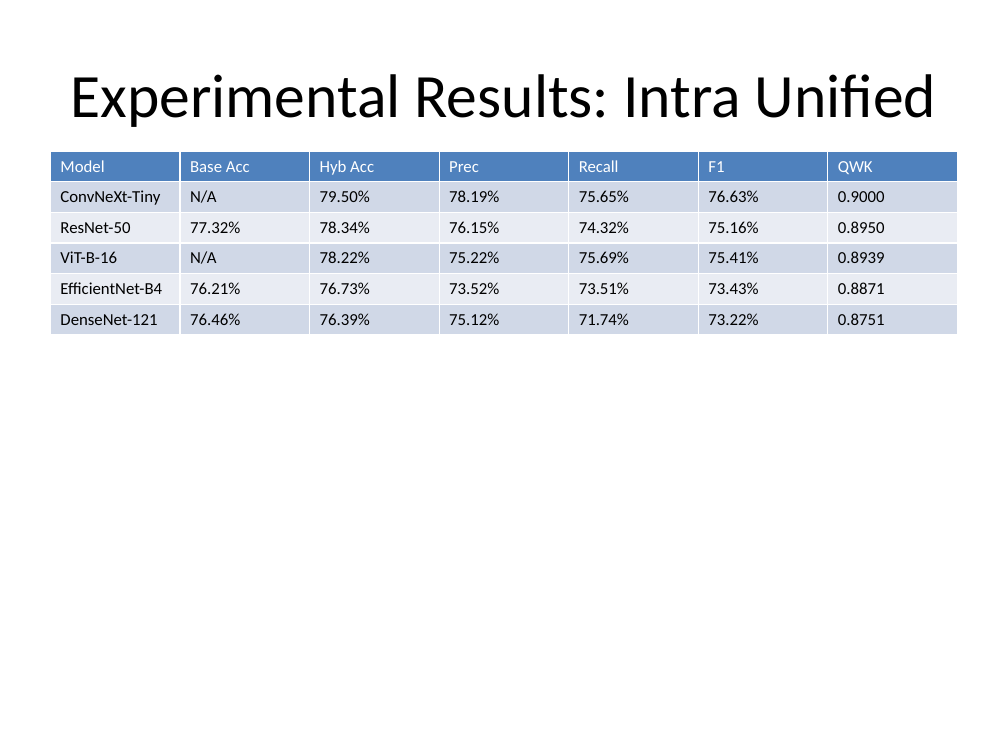
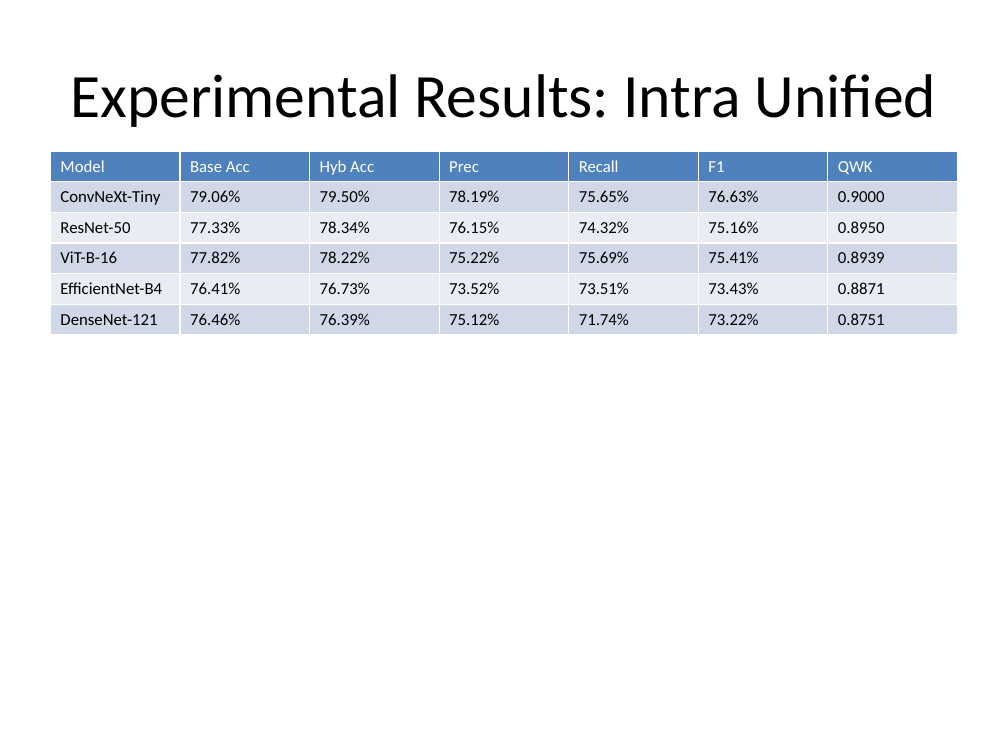
Before and after one commit to MuhammadAliffandy/colonomind-train, a slide deck: slide 6 of ColonoMind_System_Architecture_and_Results_FINAL.pptx. Drawn at 1008x756 pixels with LibreOffice and Linux fonts; fonts in the diff are those of the drawing. Boxes give left, top, right and bottom in pixels: in the first picture for what was removed or moved away, otherwise in the second. Text is boxed around its words. In the diff, an @@ line names an element or a change of style, - is before the commit and + after.

Commit message:
docs: insert exact Base Accuracies for all 5 Unified models from DGX logs

```diff
--- a/ColonoMind_System_Architecture_and_Results_FINAL.pptx
+++ b/ColonoMind_System_Architecture_and_Results_FINAL.pptx
@@ table at <box>50,151,961,329</box> @@
-row 2, column 2: N/A
+row 2, column 2: 79.06%
-row 3, column 2: 77.32%
+row 3, column 2: 77.33%
-row 4, column 2: N/A
+row 4, column 2: 77.82%
-row 5, column 2: 76.21%
+row 5, column 2: 76.41%
```
Also in this commit, not shown: 1 other file.
